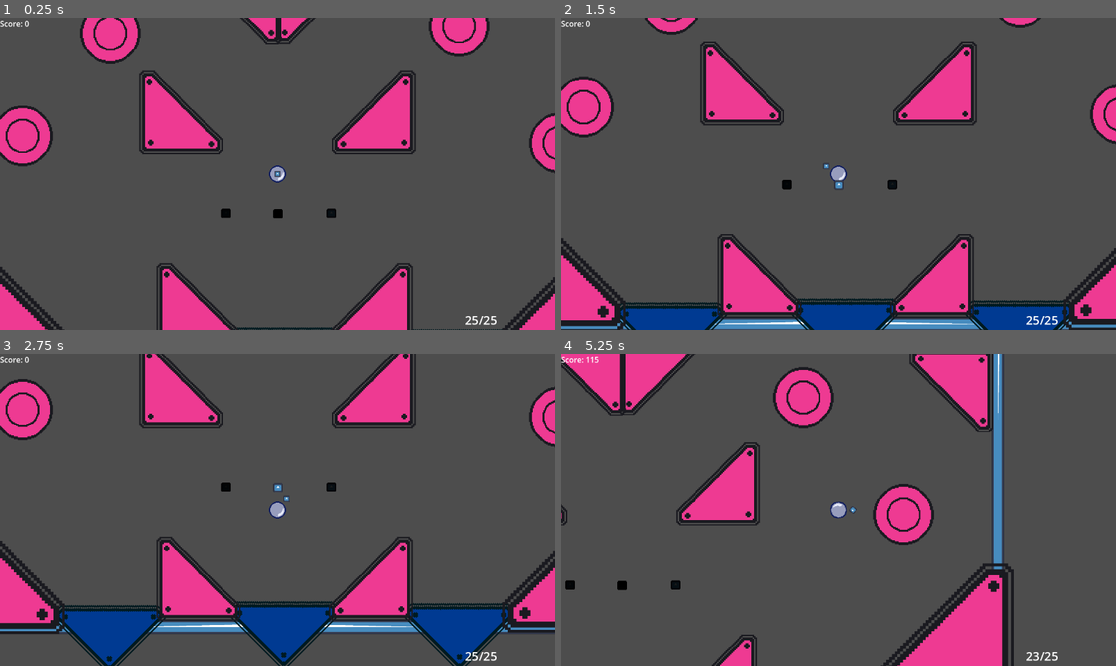
Above: before the commit, frames 1-4 (two rows, left to right).
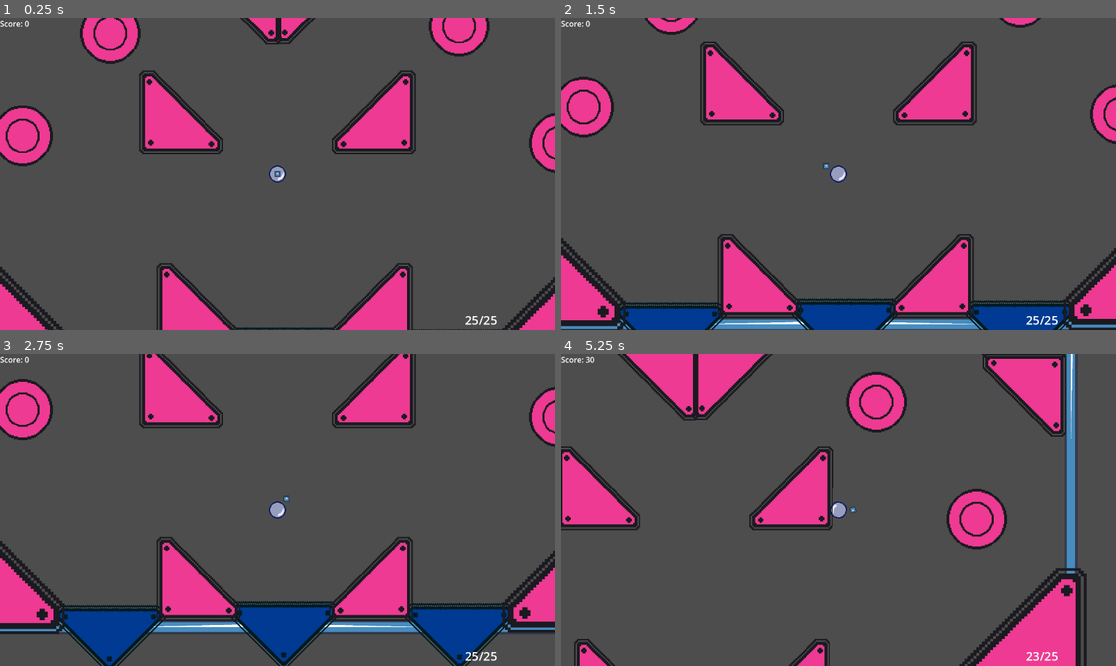
Above: after the commit, the same moments.

Repository: HjalteTagmose/Winball
Game: Godot game, scene res://scenes/TestScene.tscn
Same seed, same stepped clock (60 frames per second), same inputs: the game is played once before the commit and once after it. The engine's default icon, where the game draws it, is replaced by a stand-in: a white triangle on a blue panel in a dark square.
Inputs (mouse positions are in pixels of both pictures, inside the frame that each line leads up to):
- Up to frame 1 (0.25 s): no input
- Up to frame 2 (1.5 s): tap Enter (ui_accept) at 0.5, 0.77 s; move the mouse to (1071, 320) at 0.52 s; tap S (aim_down) at 0.6 s; tap A (aim_left) at 0.8, 1.35 s; move the mouse to (610, 27) at 1.27 s
- Up to frame 3 (2.75 s): tap Enter (ui_accept) at 1.52 s; tap D (aim_right) at 1.55, 2.1 s; move the mouse to (333, 441) at 2.02 s; tap W (aim_up) at 2.3 s
- Up to frame 4 (5.25 s): move the mouse to (810, 572) at 2.77 s; tap W (aim_up) at 2.85 s; tap Enter (ui_accept) at 3.02, 3.77, 4.52 s; tap Space (launch) at 3.05, 3.6 s; move the mouse to (1005, 556) at 3.52 s; tap S (aim_down) at 3.8, 4.35 s; move the mouse to (672, 463) at 4.27 s; tap A (aim_left) at 4.55, 5.1 s; move the mouse to (866, 510) at 5.02 s

The runs differ from the first frame. In frame 1, 0.2% of the frame differs, in the area x 39-61%, y 61-65%; in frame 2, 0.1%; in frame 3, 0.1%; in frame 4, 34%, in the area x 0-95%, y 0-100%.

Commit message:
lock zone prop light switches prop

Diff:
--- a/prefabs/Room props/flat_bumper_ground.tscn
+++ b/prefabs/Room props/flat_bumper_ground.tscn
@@ -1,7 +1,9 @@
-[gd_scene load_steps=9 format=3 uid="uid://cubywxgl8t7t2"]
+[gd_scene load_steps=10 format=3 uid="uid://cubywxgl8t7t2"]
 
 [ext_resource type="Script" uid="uid://lobwfmlxako" path="res://scripts/Map props/Bumper.gd" id="1_ubyfy"]
 [ext_resource type="Texture2D" uid="uid://74yprmmp5mei" path="res://art/ph_bumper_1.png" id="2_ydfnd"]
+
+[sub_resource type="PhysicsMaterial" id="PhysicsMaterial_ubyfy"]
 
 [sub_resource type="PhysicsMaterial" id="PhysicsMaterial_gbh0v"]
 bounce = 0.7
@@ -25,6 +27,7 @@
 [node name="FlatBumper_Ground" type="StaticBody2D"]
 rotation = -0.785398
 scale = Vector2(2, 2)
+physics_material_override = SubResource("PhysicsMaterial_ubyfy")
 
 [node name="FlatBumper Logic" type="StaticBody2D" parent="." node_paths=PackedStringArray("AudioPlayer")]
 scale = Vector2(1.47, 1.47)
--- a/prefabs/Room props/flat_bumper_walls.tscn
+++ b/prefabs/Room props/flat_bumper_walls.tscn
@@ -7,7 +7,7 @@
 bounce = 0.5
 
 [sub_resource type="RectangleShape2D" id="RectangleShape2D_y5uss"]
-size = Vector2(15.6333, 63.2548)
+size = Vector2(12.6269, 63.2548)
 
 [sub_resource type="RectangleShape2D" id="RectangleShape2D_cd0wh"]
 size = Vector2(59.5, 8.5)
@@ -44,7 +44,7 @@
 texture = ExtResource("2_cd0wh")
 
 [node name="CollisionShape2D" type="CollisionShape2D" parent="FlatBumper Logic"]
-position = Vector2(-5.96046e-08, 1.02041)
+position = Vector2(1.06292, -0.0425102)
 rotation = -0.785398
 scale = Vector2(0.999999, 0.999999)
 shape = SubResource("RectangleShape2D_y5uss")
--- /dev/null
+++ b/prefabs/Room props/lock_zone.tscn
@@ -0,0 +1,25 @@
+[gd_scene load_steps=4 format=3 uid="uid://do5hdn7w0evwi"]
+
+[ext_resource type="Script" uid="uid://dtgtxoyr4xxn3" path="res://scripts/Map props/LockZone.gd" id="1_a0i64"]
+[ext_resource type="Texture2D" uid="uid://drg8puls0marl" path="res://art/ph_bumper_2.png" id="2_jhr8w"]
+
+[sub_resource type="CircleShape2D" id="CircleShape2D_4ie43"]
+radius = 30.0
+
+[node name="LockZone" type="Area2D" node_paths=PackedStringArray("PlayerBindPivot")]
+collision_mask = 2
+script = ExtResource("1_a0i64")
+Power = 1600.0
+PlayerBindPivot = NodePath("Sprite2D")
+metadata/_custom_type_script = "uid://dtgtxoyr4xxn3"
+
+[node name="Sprite2D" type="Sprite2D" parent="."]
+self_modulate = Color(1.15514e-06, 0.737118, 0.86514, 0.380392)
+texture = ExtResource("2_jhr8w")
+
+[node name="CollisionShape2D" type="CollisionShape2D" parent="."]
+shape = SubResource("CircleShape2D_4ie43")
+debug_color = Color(0.88036, 0.245937, 0.589125, 0.42)
+
+[connection signal="body_entered" from="." to="." method="_on_body_enter"]
+[connection signal="body_exited" from="." to="." method="_on_body_exit"]
--- /dev/null
+++ b/prefabs/Room props/score_light.tscn
@@ -0,0 +1,69 @@
+[gd_scene load_steps=5 format=3 uid="uid://da4jw8s8ebsdu"]
+
+[ext_resource type="Script" path="res://scripts/score_lights.gd" id="1_o77rn"]
+[ext_resource type="Script" path="res://scripts/score_light.gd" id="2_2vxxh"]
+[ext_resource type="Texture2D" uid="uid://dvs1g26dl8p7o" path="res://icon.svg" id="3_3fxyb"]
+
+[sub_resource type="CircleShape2D" id="CircleShape2D_3bafk"]
+
+[node name="ScoreLightRoot" type="Node2D" node_paths=PackedStringArray("lights")]
+script = ExtResource("1_o77rn")
+lights = [NodePath("ScoreLight"), NodePath("ScoreLight2"), NodePath("ScoreLight3")]
+
+[node name="ScoreLight3" type="Node2D" parent="." node_paths=PackedStringArray("collider", "sprite")]
+position = Vector2(111, -1)
+script = ExtResource("2_2vxxh")
+collider = NodePath("Area2D")
+sprite = NodePath("Sprite2D")
+offColor = Color(0.10748, 0.10748, 0.10748, 1)
+onColor = Color(1, 1, 1, 1)
+
+[node name="Sprite2D" type="Sprite2D" parent="ScoreLight3"]
+self_modulate = Color(0.118581, 0.118581, 0.118581, 1)
+scale = Vector2(0.15, 0.15)
+texture = ExtResource("3_3fxyb")
+
+[node name="Area2D" type="Area2D" parent="ScoreLight3"]
+collision_layer = 4
+collision_mask = 2
+
+[node name="CollisionShape2D" type="CollisionShape2D" parent="ScoreLight3/Area2D"]
+shape = SubResource("CircleShape2D_3bafk")
+
+[node name="ScoreLight2" type="Node2D" parent="." node_paths=PackedStringArray("collider", "sprite")]
+position = Vector2(-108, -1)
+script = ExtResource("2_2vxxh")
+collider = NodePath("Area2D")
+sprite = NodePath("Sprite2D")
+offColor = Color(0.0383972, 0.0383972, 0.0383972, 1)
+onColor = Color(1, 1, 1, 1)
+
+[node name="Sprite2D" type="Sprite2D" parent="ScoreLight2"]
+self_modulate = Color(0.118581, 0.118581, 0.118581, 1)
+scale = Vector2(0.15, 0.15)
+texture = ExtResource("3_3fxyb")
+
+[node name="Area2D" type="Area2D" parent="ScoreLight2"]
+collision_layer = 4
+collision_mask = 2
+
+[node name="CollisionShape2D" type="CollisionShape2D" parent="ScoreLight2/Area2D"]
+shape = SubResource("CircleShape2D_3bafk")
+
+[node name="ScoreLight" type="Node2D" parent="." node_paths=PackedStringArray("collider", "sprite")]
+script = ExtResource("2_2vxxh")
+collider = NodePath("Area2D")
+sprite = NodePath("Sprite2D")
+onColor = Color(1, 1, 1, 1)
+
+[node name="Sprite2D" type="Sprite2D" parent="ScoreLight"]
+self_modulate = Color(0.118581, 0.118581, 0.118581, 1)
+scale = Vector2(0.15, 0.15)
+texture = ExtResource("3_3fxyb")
+
+[node name="Area2D" type="Area2D" parent="ScoreLight"]
+collision_layer = 4
+collision_mask = 2
+
+[node name="CollisionShape2D" type="CollisionShape2D" parent="ScoreLight/Area2D"]
+shape = SubResource("CircleShape2D_3bafk")
--- /dev/null
+++ b/prefabs/Room props/speed_sticker.tscn
@@ -0,0 +1,33 @@
+[gd_scene load_steps=4 format=3 uid="uid://dty1lc8lqyalq"]
+
+[ext_resource type="Script" uid="uid://c0capew4ahiwh" path="res://scripts/Map props/SpeedSticker.gd" id="1_7acym"]
+[ext_resource type="Texture2D" uid="uid://dvs1g26dl8p7o" path="res://icon.svg" id="2_bc35r"]
+
+[sub_resource type="RectangleShape2D" id="RectangleShape2D_2r5dy"]
+size = Vector2(24.3749, 64.0983)
+
+[node name="Speed Sticker" type="Area2D" node_paths=PackedStringArray("ForwardPoint", "AudioPlayer")]
+rotation = -0.666716
+scale = Vector2(2, 2)
+collision_mask = 2
+script = ExtResource("1_7acym")
+ForwardPoint = NodePath("PointUp")
+Power = 100.0
+OverridesVelocity = true
+AudioPlayer = NodePath("audioPlayer")
+metadata/_custom_type_script = "uid://o0wcl8l7p1uy"
+
+[node name="CollisionShape2D" type="CollisionShape2D" parent="."]
+position = Vector2(-0.309219, -0.0491486)
+shape = SubResource("RectangleShape2D_2r5dy")
+
+[node name="Background" type="Sprite2D" parent="."]
+scale = Vector2(0.26, 0.54)
+texture = ExtResource("2_bc35r")
+
+[node name="audioPlayer" type="AudioStreamPlayer2D" parent="."]
+
+[node name="PointUp" type="Node2D" parent="."]
+position = Vector2(0, -26)
+
+[connection signal="body_entered" from="." to="." method="_on_body_enter"]
--- a/prefabs/Rooms/starting_room.tscn
+++ b/prefabs/Rooms/starting_room.tscn
@@ -6,8 +6,6 @@
 [ext_resource type="PackedScene" uid="uid://cubywxgl8t7t2" path="res://prefabs/Room props/flat_bumper_ground.tscn" id="4_3bafk"]
 [ext_resource type="PackedScene" uid="uid://cpt746t74aua6" path="res://prefabs/Room props/flat_bumper_walls.tscn" id="4_hg5bj"]
 [ext_resource type="PackedScene" uid="uid://boobpj10lfiqa" path="res://prefabs/Room props/basic_bumper.tscn" id="5_3bafk"]
-[ext_resource type="Script" uid="uid://bj2i2vom5jo3d" path="res://scripts/score_lights.gd" id="7_604h0"]
-[ext_resource type="Script" uid="uid://denshrkm87h7a" path="res://scripts/score_light.gd" id="7_p84ie"]
 
 [sub_resource type="RectangleShape2D" id="RectangleShape2D_vmxit"]
 size = Vector2(319, 26)
@@ -20,8 +18,6 @@
 
 [sub_resource type="RectangleShape2D" id="RectangleShape2D_njsij"]
 size = Vector2(80, 20)
-
-[sub_resource type="CircleShape2D" id="CircleShape2D_3bafk"]
 
 [node name="StartRoom" type="Node2D" node_paths=PackedStringArray("roomExit")]
 script = ExtResource("1_n3c57")
@@ -244,66 +240,3 @@
 [node name="FlatBumper Walls10" parent="Props/WallCorners" instance=ExtResource("4_hg5bj")]
 position = Vector2(683, -857)
 rotation = -1.5708
-
-[node name="ScoreLightRoot" type="Node2D" parent="." node_paths=PackedStringArray("lights")]
-position = Vector2(1, -289)
-script = ExtResource("7_604h0")
-lights = [NodePath("ScoreLight"), NodePath("ScoreLight2"), NodePath("ScoreLight3")]
-
-[node name="ScoreLight3" type="Node2D" parent="ScoreLightRoot" node_paths=PackedStringArray("collider", "sprite")]
-position = Vector2(111, -1)
-script = ExtResource("7_p84ie")
-collider = NodePath("Area2D")
-sprite = NodePath("Sprite2D")
-offColor = Color(0.10748, 0.10748, 0.10748, 1)
-onColor = Color(1, 1, 1, 1)
-
-[node name="Sprite2D" type="Sprite2D" parent="ScoreLightRoot/ScoreLight3"]
-self_modulate = Color(0.118581, 0.118581, 0.118581, 1)
-scale = Vector2(0.15, 0.15)
-texture = ExtResource("1_n6cen")
-
-[node name="Area2D" type="Area2D" parent="ScoreLightRoot/ScoreLight3"]
-collision_layer = 4
-collision_mask = 2
-
-[node name="CollisionShape2D" type="CollisionShape2D" parent="ScoreLightRoot/ScoreLight3/Area2D"]
-shape = SubResource("CircleShape2D_3bafk")
-
-[node name="ScoreLight2" type="Node2D" parent="ScoreLightRoot" node_paths=PackedStringArray("collider", "sprite")]
-position = Vector2(-108, -1)
-script = ExtResource("7_p84ie")
-collider = NodePath("Area2D")
-sprite = NodePath("Sprite2D")
-offColor = Color(0.0383972, 0.0383972, 0.0383972, 1)
-onColor = Color(1, 1, 1, 1)
-
-[node name="Sprite2D" type="Sprite2D" parent="ScoreLightRoot/ScoreLight2"]
-self_modulate = Color(0.118581, 0.118581, 0.118581, 1)
-scale = Vector2(0.15, 0.15)
-texture = ExtResource("1_n6cen")
-
-[node name="Area2D" type="Area2D" parent="ScoreLightRoot/ScoreLight2"]
-collision_layer = 4
-collision_mask = 2
-
-[node name="CollisionShape2D" type="CollisionShape2D" parent="ScoreLightRoot/ScoreLight2/Area2D"]
-shape = SubResource("CircleShape2D_3bafk")
-
-[node name="ScoreLight" type="Node2D" parent="ScoreLightRoot" node_paths=PackedStringArray("collider", "sprite")]
-script = ExtResource("7_p84ie")
-collider = NodePath("Area2D")
-sprite = NodePath("Sprite2D")
-onColor = Color(1, 1, 1, 1)
-
-[node name="Sprite2D" type="Sprite2D" parent="ScoreLightRoot/ScoreLight"]
-self_modulate = Color(0.118581, 0.118581, 0.118581, 1)
-scale = Vector2(0.15, 0.15)
-texture = ExtResource("1_n6cen")
-
-[node name="Area2D" type="Area2D" parent="ScoreLightRoot/ScoreLight"]
-collision_layer = 4
-collision_mask = 2
-
-[node name="CollisionShape2D" type="CollisionShape2D" parent="ScoreLightRoot/ScoreLight/Area2D"]
-shape = SubResource("CircleShape2D_3bafk")
--- a/prefabs/player.tscn
+++ b/prefabs/player.tscn
@@ -15,13 +15,12 @@
 collision_layer = 2
 collision_mask = 5
 physics_material_override = SubResource("PhysicsMaterial_1txc5")
+can_sleep = false
 contact_monitor = true
 max_contacts_reported = 1
 script = ExtResource("1_onrkg")
-minLaunchPower = null
 maxLaunchPower = 100.0
 launchChargeDuration = 0.0
-killVelocityBeforeLaunch = null
 moveAwayFromPlayer = false
 
 [node name="PlayerSprite" type="Sprite2D" parent="."]
--- a/scripts/Map props/Bumper.gd
+++ b/scripts/Map props/Bumper.gd
@@ -35,14 +35,16 @@
 	# var customNormal = (player.global_position - global_position).normalized()
 	var impulse : Vector2 = (collisionInfo.get_normal() * Power) + (Bias.normalized() * BiasPower)
 	print(Bias.normalized())
-	player.apply_impulse(impulse)
+	player.apply_central_impulse(impulse)
 
 	PlayAnimation()
 	AddScore()
 
 	timesHit += 1
+
 	if CanDie && timesHit >= Life:
 		Die()
+
 	AdditionalBumpBehaviour(collisionInfo, player)
 
 
@@ -55,12 +57,10 @@
 		ParticleOnHit.emitting = true
 
 func AddScore():
-	Global.score += Score
+	Global.AddScore(Score)
 
 	if isInStrom:
-		Global.score += Score
-
-	print("Current score: ", Global.score, name)
+		Global.AddScore(Score)
 
 func Die():
 	queue_free()
--- /dev/null
+++ b/scripts/Map props/LockZone.gd
@@ -0,0 +1,45 @@
+extends Area2D
+class_name LockZone
+
+@export var Score : int
+@export var Power : float
+@export var PlayerBindPivot : Node2D
+
+var boundPlayer : Player
+
+func _process(_delta: float) -> void:
+    if(Input.is_action_just_pressed("launch")):
+        Launch()
+
+func _on_body_enter(body:Node2D):
+    if body is Player:
+        boundPlayer = body
+        CenterPlayer()
+        LockPlayer()
+        Global.AddScore(Score)
+
+func _on_body_exit(_body:Node2D):
+
+    pass
+
+func Launch() -> void:
+    if !boundPlayer:
+        return
+
+    UnlockPlayer()
+    var direction = (get_global_mouse_position() - global_position).normalized()
+    boundPlayer.linear_velocity = (direction * Power)
+    boundPlayer = null
+
+
+func LockPlayer() -> void:
+    boundPlayer.set_deferred("freeze", true)
+    boundPlayer.linear_velocity = Vector2.ZERO
+    boundPlayer.locked = true
+
+func UnlockPlayer() -> void:
+    boundPlayer.locked = false
+    boundPlayer.set_deferred("freeze", false)
+
+func CenterPlayer() -> void:
+    boundPlayer.global_position = PlayerBindPivot.global_position
--- /dev/null
+++ b/scripts/Map props/SpeedSticker.gd
@@ -0,0 +1,17 @@
+extends BasicSticker
+class_name SpeedSticker
+
+@export var ForwardPoint : Node2D
+@export var Power : float
+@export var OverridesVelocity : bool
+
+func Interact(player:Player):
+	var direction : Vector2 = ForwardPoint.global_position - global_position
+	direction = direction.normalized()
+
+	if OverridesVelocity:
+		player.linear_velocity = Vector2.ZERO
+
+	player.apply_central_impulse(direction * Power)
+
+	pass
--- a/scripts/Map props/Sticker.gd
+++ b/scripts/Map props/Sticker.gd
@@ -7,25 +7,25 @@
 @export var InteractionSFX : AudioStream
 @export var ParticleOnHit : GPUParticles2D
 
-
 var hasBeenUsed : bool = false
-
 
 func _ready() -> void:
 	AudioPlayer.stream = InteractionSFX
 
 func _on_body_enter(body:Node2D):
-	if body is Player:
-		Interact()
-
-func Interact():
 	if hasBeenUsed && OneTimeUse:
 		return
 
+	if body is Player:
+		Interact(body)
+
+	hasBeenUsed = true
+
+func Interact(player : Player):
 	PlayAnimation()
 	Global.score += score
 	print("current score ", Global.score)
-	hasBeenUsed = true
+
 
 func PlayAnimation():
 	AudioPlayer.play()
--- a/scripts/global.gd
+++ b/scripts/global.gd
@@ -10,3 +10,7 @@
 func _ready() -> void:
 	currentAmmo = maxAmmo
 	pass # Replace with function body.
+
+func AddScore(amount : int) -> void:
+	score += amount
+	print("current score, ", score)
--- a/scripts/player/player.gd
+++ b/scripts/player/player.gd
@@ -11,13 +11,27 @@
 @export var moveAwayFromPlayer : bool = true
 @export var showLog : bool = false
 
+var locked : bool = false
+
+# Called when the node enters the scene tree for the first time.
+func _ready() -> void:
+	pass # Replace with function body.
+
+
+func _getInputDirection() -> Vector2:
+	return Input.get_vector("aim_left", "aim_right", "aim_up", "aim_down").normalized()
+
+
 var _launchClickTime : float
 
 var _isCharging : bool
 
 func handleLaunch() -> void:
 
-	var timeNow: float = Time.get_unix_time_from_system()
+	if locked:
+		return
+
+	var timeNow = Time.get_unix_time_from_system()
 
 	if(Input.is_action_just_pressed("launch")):
 		if(Global.currentAmmo > 0):
Not shown: 1 places in prefabs/Rooms/starting_room.tscn that only renumber resources
Not shown: 1 places in prefabs/Rooms/starting_room_alt.tscn that only renumber resources
Not shown: 1 places in prefabs/room.tscn that only renumber resources
Not shown, added: scripts/Map props/LockZone.gd.uid
Not shown, added: scripts/Map props/SpeedSticker.gd.uid
